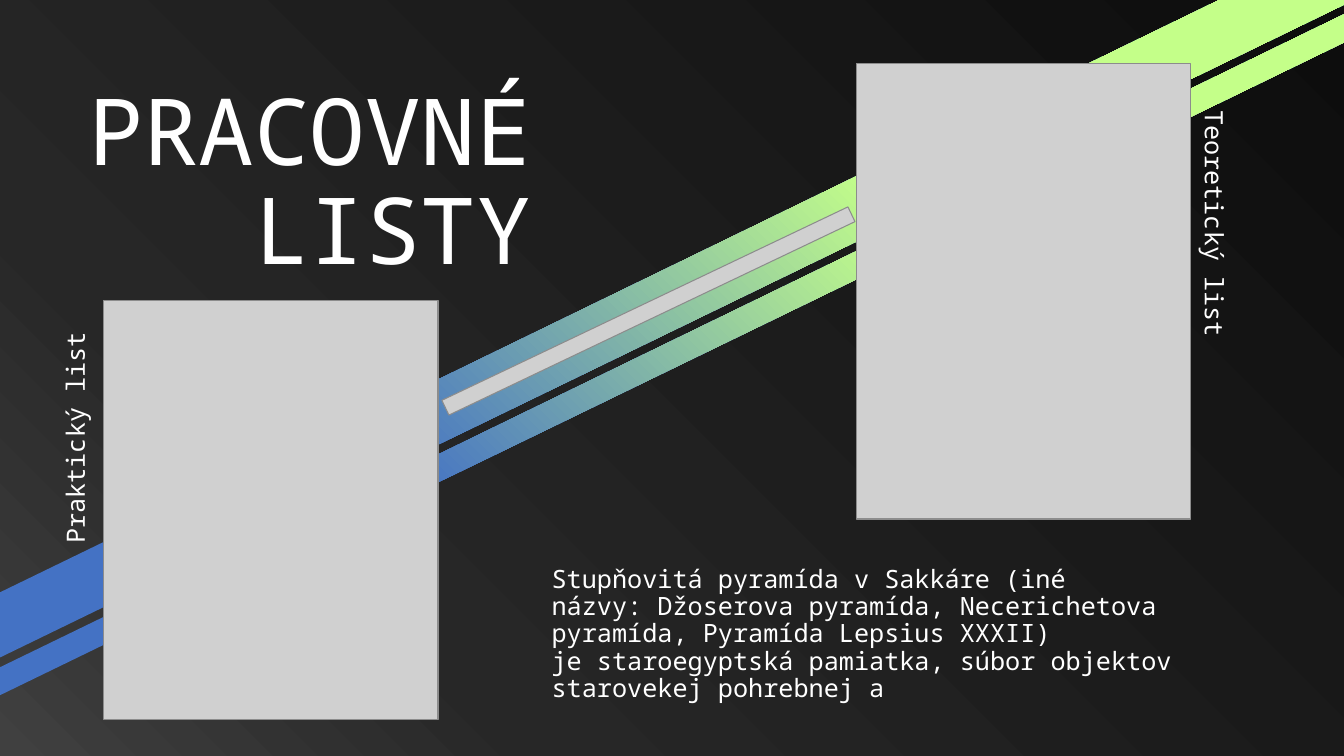
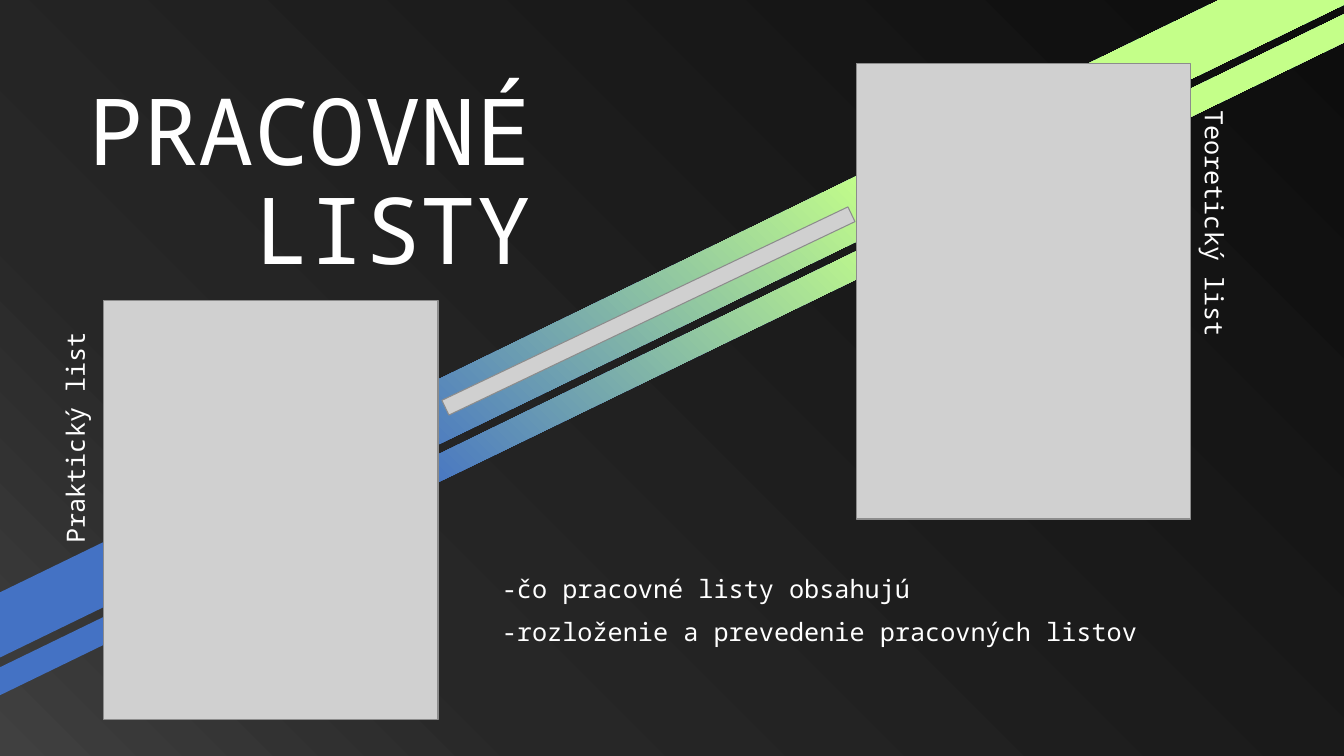
Before and after one commit to Moriacik/SOC, a slide deck: slide 8 of prezentácia-finálna-v2.pptx (slide 9 before the commit). Drawn at 1344x756 pixels with LibreOffice and Linux fonts; fonts in the diff are those of the drawing; grey boxes stand for pictures. Boxes give left, top, right and bottom in pixels: in the first picture for what was removed or moved away, otherwise in the second. Text is boxed around its words. In the diff, an @@ line names an element or a change of style, - is before the commit and + after.

```diff
--- a/prezentácia-finálna-v2.pptx
+++ b/prezentácia-finálna-v2.pptx
@@ text removed at bbox=[552, 568, 1172, 703] @@
-Stupňovitá pyramída v Sakkáre (iné názvy: Džoserova pyramída, Necerichetova pyramída, Pyramída Lepsius XXXII) je staroegyptská pamiatka, súbor objektov starovekej pohrebnej a
@@ text added at bbox=[502, 578, 1137, 647], 18 pt, text #FFFFFF @@
+-čo pracovné listy obsahujú
+-rozloženie a prevedenie pracovných listov
```
Also in this commit, not shown: 3 other slides changed, 4 slides added, 8 slides removed.
